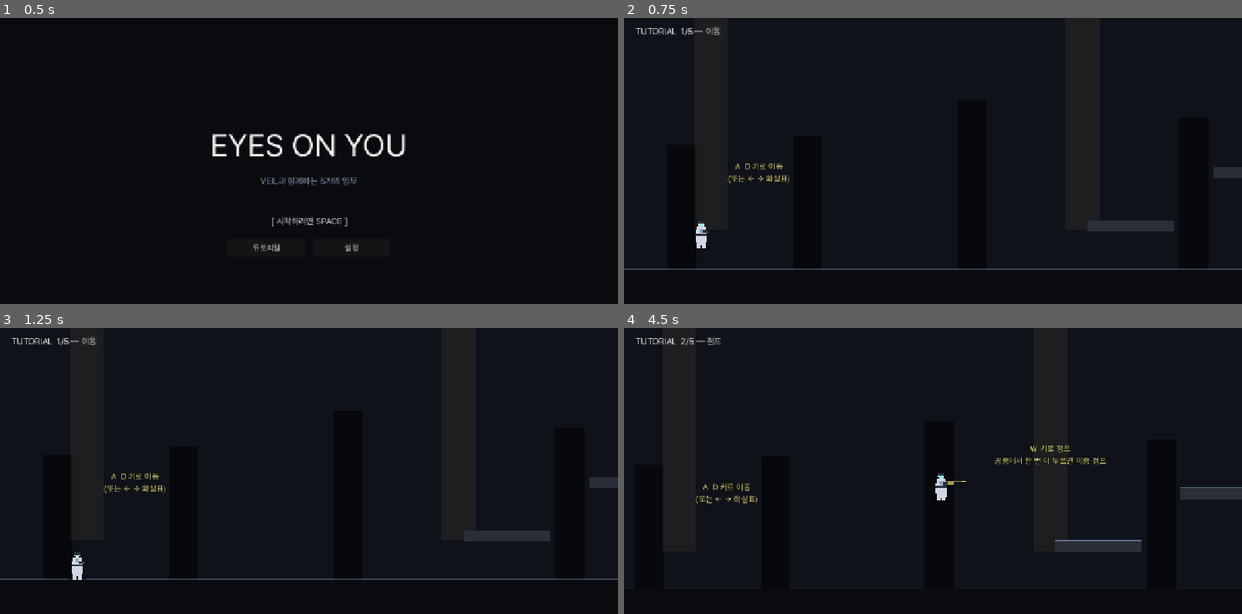
Above: before the commit, frames 1-4 (two rows, left to right).
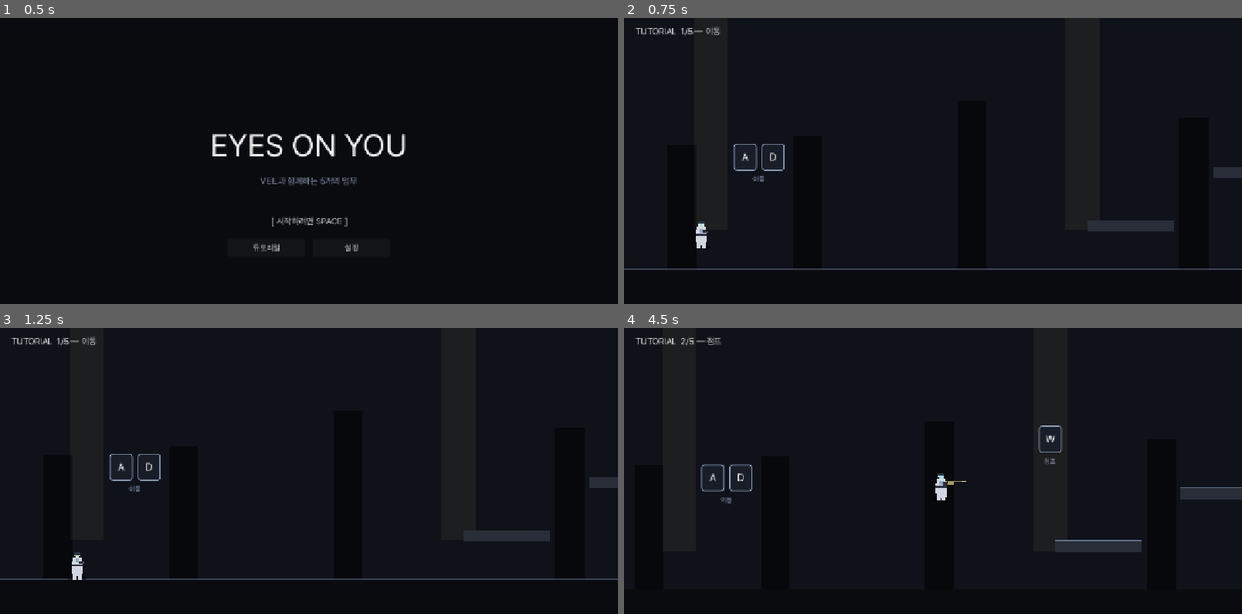
Above: after the commit, the same moments.

Repository: soomin007/EyesOnYou
Game: Godot game, scene res://scenes/main.tscn
The game is run twice, just before and just after one commit, with the same random seed, the same clock (stepped at 60 frames per second) and the same inputs.
Inputs (mouse positions are in pixels of both pictures, inside the frame that each line leads up to):
- Up to frame 1 (0.5 s): no input
- Up to frame 2 (0.75 s): click "튜토리얼" at 0.5 s
- Up to frame 3 (1.25 s): no input
- Up to frame 4 (4.5 s): tap Enter at 1.25 s; move the mouse to (1068, 485) at 1.27 s; press the mouse at (1068, 485) at 1.28 s; hold D (move_right) 1.28-2.78 s; tap W (jump) at 1.52, 1.82, 2.27, 2.3, 2.57, 3.77, 4.07 s; tap Shift (dash) at 1.55, 2.1, 3.8, 4.35 s; move the mouse to (809, 519) at 2.02 s; release the mouse at (809, 519) at 2.03 s; click (809, 519) at 2.17 s; move the mouse to (994, 425) at 2.77 s; hold A (move_left) 2.78-3.53 s; hold W (jump) 2.78-3.53 s; click (994, 425) at 3.05 s; move the mouse to (902, 571) at 3.52 s; hold D (move_right) from 3.53 s (still down); click (902, 571) at 3.6 s; move the mouse to (1118, 553) at 4.27 s; hold W (jump) from 4.28 s (still down); click (1118, 553) at 4.42 s

Frame 1 is identical in both runs. In frame 2, 0.4% of the frame differs, in the area x 16-27%, y 44-58%; in frame 3, 0.4%; in frame 4, 0.9%, in the area x 11-78%, y 34-62%.

Commit message:
fix(balance): 보스 페이즈 소환 + 추적 약화 + 튜토리얼 키캡 개편
- Bullet 추적: TRACKING_BLEND 0.06→0.03, clamp ±25°→±12° (TRACKING_MAX_ANGLE 상수). 5연사+추적 조합의 보스전 자동조준 붕괴 완화
- BossSentinel 페이즈 잔당: P2=drone 2(천장 폭격), P3=patrol 2(지면 추격) 좌/우 ±760에서 spawn. freeze 1.2s 동안 등장 → 인지 시간 확보. 보스 _die() 시 잔당 함께 정리
- Tutorial 키캡 픽토그램: 노란 다단어 안내문 → 둥근 검은 박스 + 큰 흰 글자(키캡) + 한 단어. show-don't-tell 원칙 (DESIGN 문서 후보 목록의 "튜토리얼 5단계 → 환경 유도" 적용)
  - sign_done("본편엔 더 다양한 적이...") 제거 — 골 빛으로 충분
  - 이중 점프/대시 통과 같은 메카닉 부연 제거 — 발판 높이/가시 위치로 자연 학습
  - sign_levelup은 스킬 획득 후 표시되는 텍스트만 유지

기타: project.godot [gui] 섹션 자동 재정렬, Pretendard import 파일과 ArcturusDocumentOverlay.gd.uid 추가 (Web 빌드 폰트 처리)

Co-Authored-By: Claude Opus 4.7 (1M context) <noreply@anthropic.com>

Diff:
--- a/project.godot
+++ b/project.godot
@@ -25,6 +25,10 @@
 window/size/viewport_width=1280
 window/size/viewport_height=720
 window/stretch/mode="canvas_items"
+
+[gui]
+
+theme/custom_font="res://assets/fonts/Pretendard-Regular.otf"
 
 [input]
 
@@ -80,10 +84,6 @@
 ]
 }
 
-[gui]
-
-theme/custom_font="res://assets/fonts/Pretendard-Regular.otf"
-
 [layer_names]
 
 2d_physics/layer_1="World"
--- a/scripts/BossSentinel.gd
+++ b/scripts/BossSentinel.gd
@@ -42,6 +42,12 @@
 const HOVER_RANGE_X: Vector2 = Vector2(160.0, 1760.0)  # 좌/우 한계 (lab 1920 기준)
 const TRACK_DEAD_ZONE: float = 80.0  # P2/P3 추적 시 dead zone
 
+# 페이즈 전환 시 좌/우에서 소환되는 잔당 — 보스 본체에 묶이지 않은 압박.
+# P2는 drone 2(천장 폭격), P3는 patrol 2(지면 추격)로 페이즈 차별화.
+const SUMMON_OFFSET_X: float = 760.0
+const SUMMON_DRONE_HP: int = 1
+const SUMMON_PATROL_HP: int = 2
+
 var hp: int = HP_MAX
 var phase: int = 1
 var dir: int = 1  # 1=우, -1=좌
@@ -57,6 +63,7 @@
 var self_destruct_active: bool = false
 var self_destruct_t: float = 0.0
 var phase_freeze_t: float = 0.0  # 페이즈 전환 시 잠깐 정지 (시각적 강조)
+var summoned_minions: Array = []  # 페이즈 소환 잔당 — 보스 처치 시 함께 정리.
 
 # 텔레그래프 시각 노드
 var bomb_dot: ColorRect = null
@@ -266,7 +273,50 @@
 			2: visual.self_modulate = Color(1.2, 0.85, 0.65)  # 주황 tint
 			3: visual.self_modulate = Color(1.4, 0.55, 0.55)  # 빨강 tint
 			_: visual.self_modulate = Color(1, 1, 1)
+	_summon_minions(new_phase)
 	emit_signal("phase_changed", new_phase)
+
+# 페이즈 전환 시 좌/우 화면 가장자리 위쪽에서 잔당 2마리 spawn.
+# P2 = drone 2 (천장 폭격으로 지상 압박), P3 = patrol 2 (지면 추격으로 회피 동선 좁힘).
+# freeze 1.2s 동안 spawn되니까 플레이어가 인지할 시간 있음.
+func _summon_minions(new_phase: int) -> void:
+	# 0=patrol, 2=drone (Stage._spawn_enemy의 kind와 일치)
+	var kind: int = 2 if new_phase == 2 else 0
+	var hp_for: int = SUMMON_DRONE_HP if kind == 2 else SUMMON_PATROL_HP
+	# drone은 호버 라인 부근, patrol은 지면 위로 spawn.
+	var y: float = HOVER_Y if kind == 2 else (global_position.y + 280.0)
+	var positions: Array = [
+		Vector2(global_position.x - SUMMON_OFFSET_X, y),
+		Vector2(global_position.x + SUMMON_OFFSET_X, y),
+	]
+	for pos in positions:
+		var m: CharacterBody2D = _spawn_minion(kind, pos, hp_for)
+		if m != null:
+			summoned_minions.append(m)
+
+func _spawn_minion(kind: int, pos: Vector2, hp_value: int) -> CharacterBody2D:
+	var parent: Node = get_parent()
+	if parent == null:
+		return null
+	var e := CharacterBody2D.new()
+	e.set_script(load("res://scripts/Enemy.gd"))
+	e.collision_layer = 4
+	e.collision_mask = 1
+	e.set("enemy_type", kind)
+	e.set("hp", hp_value)
+	var col := CollisionShape2D.new()
+	var shape := RectangleShape2D.new()
+	if kind == 2:
+		shape.size = Vector2(32.0, 24.0)
+		col.position = Vector2(0, 0)
+	else:
+		shape.size = Vector2(28.0, 40.0)
+		col.position = Vector2(0, -20.0)
+	col.shape = shape
+	e.add_child(col)
+	parent.add_child(e)
+	e.global_position = pos
+	return e
 
 func _arm_self_destruct() -> void:
 	self_destruct_active = true
@@ -315,6 +365,11 @@
 	if dead:
 		return
 	dead = true
+	# 보스가 죽으면 소환된 잔당도 함께 정리 — ARENA에 잔존 적이 남아 클리어 흐름이 어색해지는 것 방지.
+	for m in summoned_minions:
+		if is_instance_valid(m):
+			m.queue_free()
+	summoned_minions.clear()
 	emit_signal("self_destruct_disarmed")
 	emit_signal("killed", global_position)
 	# 시각적 사라짐
--- a/scripts/Bullet.gd
+++ b/scripts/Bullet.gd
@@ -18,7 +18,8 @@
 var angle: float = 0.0
 # multishot T3 — 가장 가까운 적 방향으로 약하게 휨.
 var tracking: bool = false
-const TRACKING_BLEND: float = 0.06  # 매 프레임 현재 방향과 타깃 방향을 lerp하는 비율
+const TRACKING_BLEND: float = 0.03  # 매 프레임 현재 방향과 타깃 방향을 lerp하는 비율
+const TRACKING_MAX_ANGLE: float = 0.21  # ~12도. 이전 25도는 보스전 밸런스 붕괴로 축소.
 
 func _ready() -> void:
 	collision_layer = 0
@@ -75,8 +76,7 @@
 	var dy: float = (nearest.global_position.y - 28.0) - global_position.y  # 적 가슴 높이
 	# 새 angle 계산: 진행 방향(+dir 쪽)에서 dy/dx 비율로 기울기.
 	var target_angle: float = atan2(dy, abs(dx))
-	# 너무 급하게 꺾이지 않게 clamp (±25도 안)
-	target_angle = clamp(target_angle, -0.43, 0.43)
+	target_angle = clamp(target_angle, -TRACKING_MAX_ANGLE, TRACKING_MAX_ANGLE)
 	angle = lerp(angle, target_angle, TRACKING_BLEND)
 
 func _find_nearest_enemy() -> Node2D:
--- a/scripts/Tutorial.gd
+++ b/scripts/Tutorial.gd
@@ -45,12 +45,11 @@
 var hud_label: Label
 var hint_label: Label
 
-var sign_move: Label
-var sign_jump: Label
-var sign_attack: Label
-var sign_levelup: Label
-var sign_dash: Label
-var sign_done: Label
+var sign_move: Control
+var sign_jump: Control
+var sign_attack: Control
+var sign_levelup: Label  # 레벨업 후 스킬 이름이 표시되는 텍스트라 텍스트 라벨 유지
+var sign_dash: Control
 
 var jump_pickup: Area2D
 var attack_dummy: TutorialDummy
@@ -237,31 +236,75 @@
 # ─── 표지판 / HUD ──────────────────────────────────────────────
 
 func _build_signs() -> void:
-	sign_move = _make_sign("A  D 키로 이동\n(또는 ← → 화살표)", Vector2(280.0, GROUND_Y - 200.0))
-	sign_jump = _make_sign("W 키로 점프\n공중에서 한 번 더 누르면 이중 점프", Vector2(950.0, GROUND_Y - 280.0))
-	sign_attack = _make_sign("마우스 좌클릭으로 사격\n(또는 J 키)", Vector2(1750.0, GROUND_Y - 200.0))
-	sign_levelup = _make_sign("적 처치 → 경험치 → 레벨업\n3개 중 1개의 스킬을 골라요", Vector2(2480.0, GROUND_Y - 280.0))
-	sign_dash = _make_sign("SHIFT — 대시\n무적 상태로 가시 구간 통과", Vector2(SPIKE_X_START + 100.0, GROUND_Y - 200.0))
-	sign_done = _make_sign("본편엔 더 다양한 적이 등장합니다\n처음 마주치면 도감 카드로 소개돼요", Vector2(GOAL_X - 180.0, GROUND_Y - 200.0))
+	# show-don't-tell — 키캡(둥근 박스 + 큰 글자) + 한 단어. 부연 설명은 환경/연출에 맡김.
+	# 이중 점프는 PLATFORM_3가 1단 한계 위에 있어 자연 학습되므로 별도 안내 안 함.
+	sign_move = _make_keycap_sign(["A", "D"], "이동", Vector2(280.0, GROUND_Y - 200.0))
+	sign_jump = _make_keycap_sign(["W"], "점프", Vector2(950.0, GROUND_Y - 280.0))
+	sign_attack = _make_keycap_sign(["좌클릭"], "사격", Vector2(1750.0, GROUND_Y - 200.0))
+	sign_dash = _make_keycap_sign(["SHIFT"], "대시", Vector2(SPIKE_X_START + 100.0, GROUND_Y - 200.0))
+	# 레벨업 표지는 "스킬 획득" 알림용으로만 사용 — 진입 안내는 오버레이가 직접 함.
+	sign_levelup = Label.new()
+	sign_levelup.add_theme_font_size_override("font_size", 17)
+	sign_levelup.add_theme_color_override("font_color", Color(0.95, 0.92, 0.55))
+	sign_levelup.add_theme_color_override("font_outline_color", Color(0, 0, 0))
+	sign_levelup.add_theme_constant_override("outline_size", 4)
+	sign_levelup.position = Vector2(2480.0, GROUND_Y - 280.0) - Vector2(160, 32)
+	sign_levelup.size = Vector2(320, 64)
+	sign_levelup.horizontal_alignment = HORIZONTAL_ALIGNMENT_CENTER
+	sign_levelup.vertical_alignment = VERTICAL_ALIGNMENT_CENTER
+	add_child(sign_levelup)
+	sign_levelup.visible = false
 	sign_jump.visible = false
 	sign_attack.visible = false
-	sign_levelup.visible = false
 	sign_dash.visible = false
-	sign_done.visible = false
-
-func _make_sign(text: String, pos: Vector2) -> Label:
+
+func _make_keycap_sign(keys: Array, label_text: String, pos: Vector2) -> Control:
+	var holder := Control.new()
+	holder.position = pos - Vector2(160, 60)
+	holder.size = Vector2(320, 96)
+	holder.mouse_filter = Control.MOUSE_FILTER_IGNORE
+	add_child(holder)
+	var hbox := HBoxContainer.new()
+	hbox.add_theme_constant_override("separation", 10)
+	hbox.position = Vector2(0, 0)
+	hbox.size = Vector2(320, 56)
+	hbox.alignment = BoxContainer.ALIGNMENT_CENTER
+	holder.add_child(hbox)
+	for k in keys:
+		hbox.add_child(_make_keycap(str(k)))
+	var l := Label.new()
+	l.text = label_text
+	l.add_theme_font_size_override("font_size", 14)
+	l.add_theme_color_override("font_color", Color(0.62, 0.68, 0.78))
+	l.position = Vector2(0, 64)
+	l.size = Vector2(320, 24)
+	l.horizontal_alignment = HORIZONTAL_ALIGNMENT_CENTER
+	holder.add_child(l)
+	return holder
+
+func _make_keycap(text: String) -> Control:
+	var box := PanelContainer.new()
+	box.custom_minimum_size = Vector2(48, 48)
+	var sb := StyleBoxFlat.new()
+	sb.bg_color = Color(0.10, 0.12, 0.16, 0.92)
+	sb.border_color = Color(0.65, 0.72, 0.85, 0.85)
+	sb.set_border_width_all(2)
+	sb.set_corner_radius_all(6)
+	sb.content_margin_left = 10
+	sb.content_margin_right = 10
+	sb.content_margin_top = 4
+	sb.content_margin_bottom = 4
+	box.add_theme_stylebox_override("panel", sb)
 	var l := Label.new()
 	l.text = text
-	l.add_theme_font_size_override("font_size", 17)
-	l.add_theme_color_override("font_color", Color(0.95, 0.92, 0.55))
-	l.add_theme_color_override("font_outline_color", Color(0, 0, 0))
-	l.add_theme_constant_override("outline_size", 4)
-	l.position = pos - Vector2(160, 32)
-	l.size = Vector2(320, 64)
+	# 키캡 글자 — "SHIFT"/"좌클릭"처럼 긴 라벨도 들어갈 수 있어 폭에 맞춰 줄어듦.
+	var fs: int = 22 if text.length() <= 2 else 16
+	l.add_theme_font_size_override("font_size", fs)
+	l.add_theme_color_override("font_color", Color(0.96, 0.96, 0.96))
 	l.horizontal_alignment = HORIZONTAL_ALIGNMENT_CENTER
 	l.vertical_alignment = VERTICAL_ALIGNMENT_CENTER
-	add_child(l)
-	return l
+	box.add_child(l)
+	return box
 
 func _build_hud() -> void:
 	var hud := CanvasLayer.new()
@@ -482,14 +525,13 @@
 		Step.DASH:
 			sign_dash.visible = true
 		Step.DONE:
+			# 골 빛이 충분한 시각 유도 — 별도 안내문 없음.
 			if barrier != null:
 				barrier.queue_free()
 				barrier = null
 			if barrier_visual != null:
 				barrier_visual.queue_free()
 				barrier_visual = null
-			if sign_done != null:
-				sign_done.visible = true
 	_refresh_hud()
 
 func _physics_process(_delta: float) -> void:
Not shown, added: assets/fonts/Pretendard-Regular.otf.import
Not shown, added: scripts/ArcturusDocumentOverlay.gd.uid
